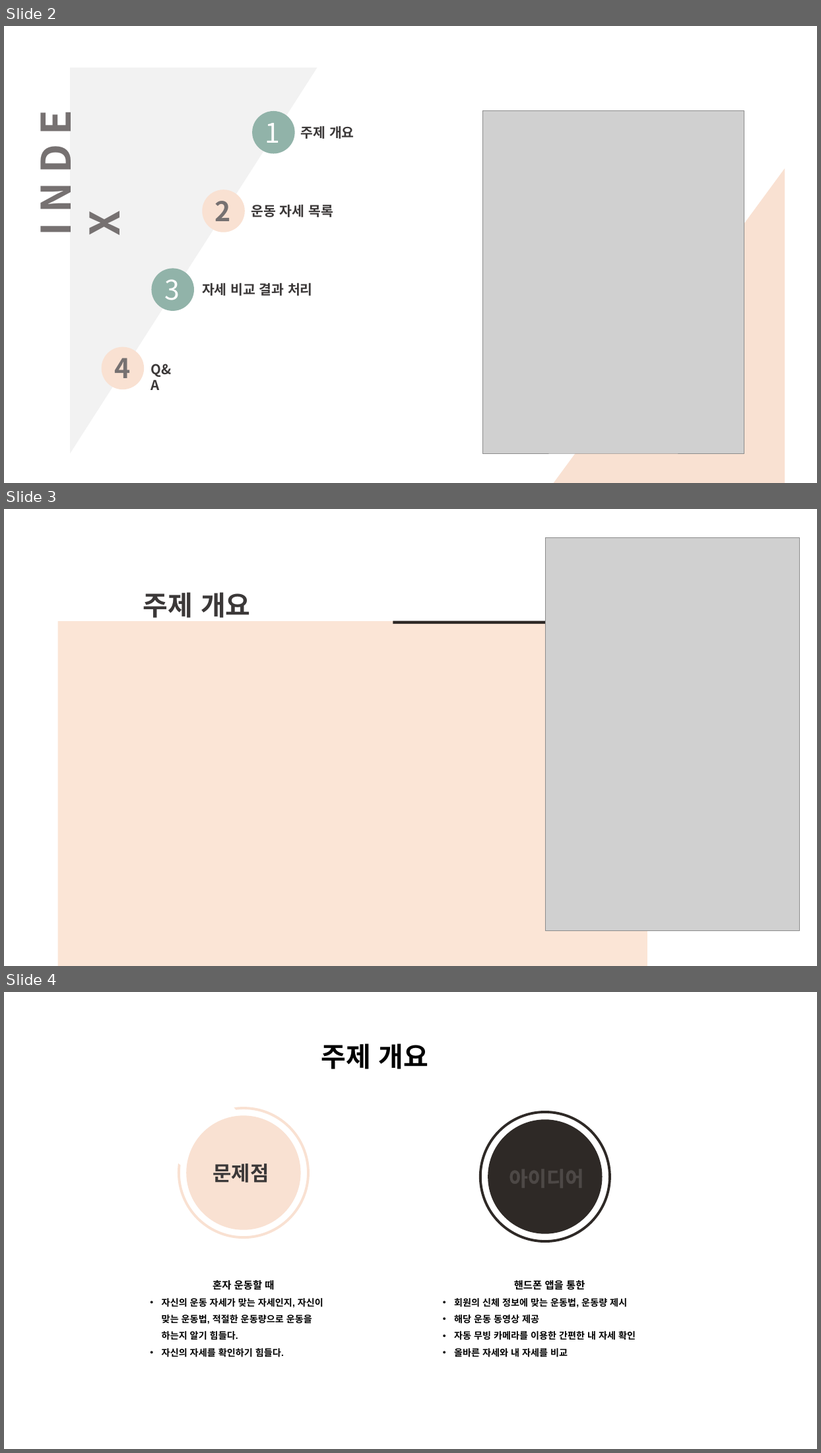
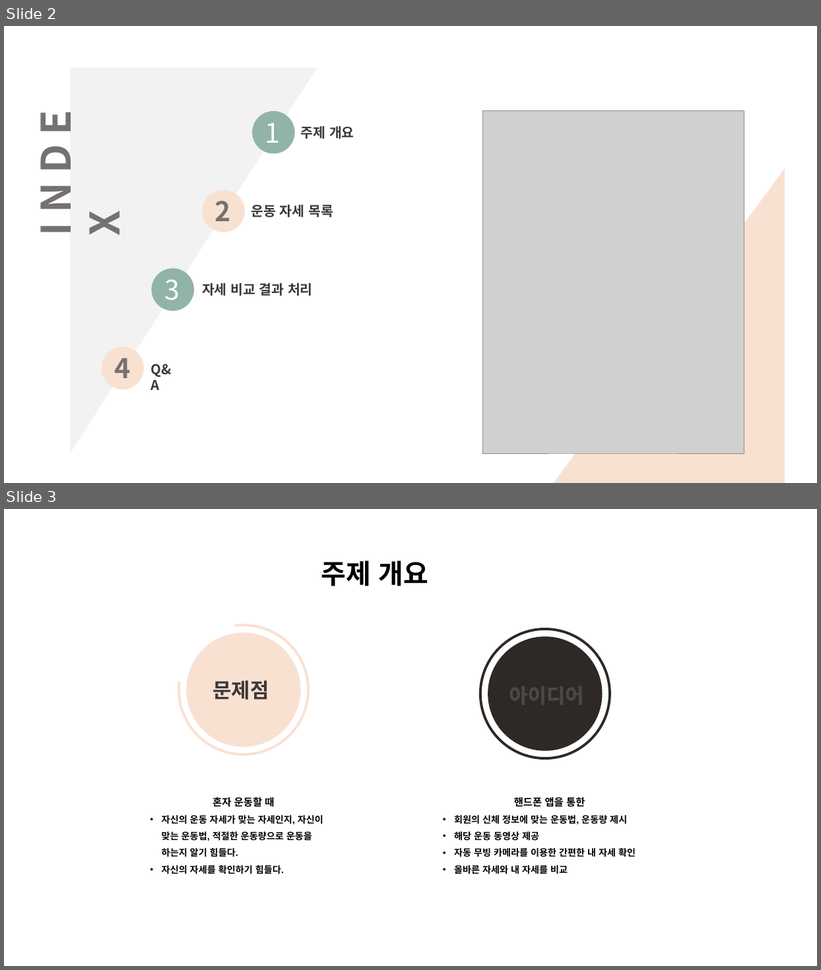
Before and after one commit to AInCT/Graduation-Design-18-1, a slide deck: Team-1/2018-03-14-발표자료/2018-03-14-발표자료.pptx. Shown one above the other, each under a label of ours: slides 2, 3 and 4 before the commit, slides 2 and 3 after it. The pictures are 821x1453 and 821x970 pixels, drawn with LibreOffice and Linux fonts; fonts in the diff are those of the drawing; grey boxes stand for pictures. Boxes give left, top, right and bottom in pixels: in the first picture for what was removed or moved away, otherwise in the second. Text is boxed around its words. In the diff, an @@ line names an element or a change of style, - is before the commit and + after.

```diff
--- a/Team-1/2018-03-14-발표자료/2018-03-14-발표자료.pptx
+++ b/Team-1/2018-03-14-발표자료/2018-03-14-발표자료.pptx
@@ slide 3 removed at bbox=[4, 509, 817, 966], background #FFFFFF @@
@@ picture removed at bbox=[546, 537, 800, 931] @@
@@ text removed at bbox=[143, 592, 251, 623] @@
-주제 개요
@@ rectangle removed at bbox=[57, 621, 648, 966] @@
@@ rectangle removed at bbox=[393, 621, 618, 625] @@
@@ what was slide 4 is now slide 3 @@
```
Also in this commit, not shown: 2 other slides removed.
